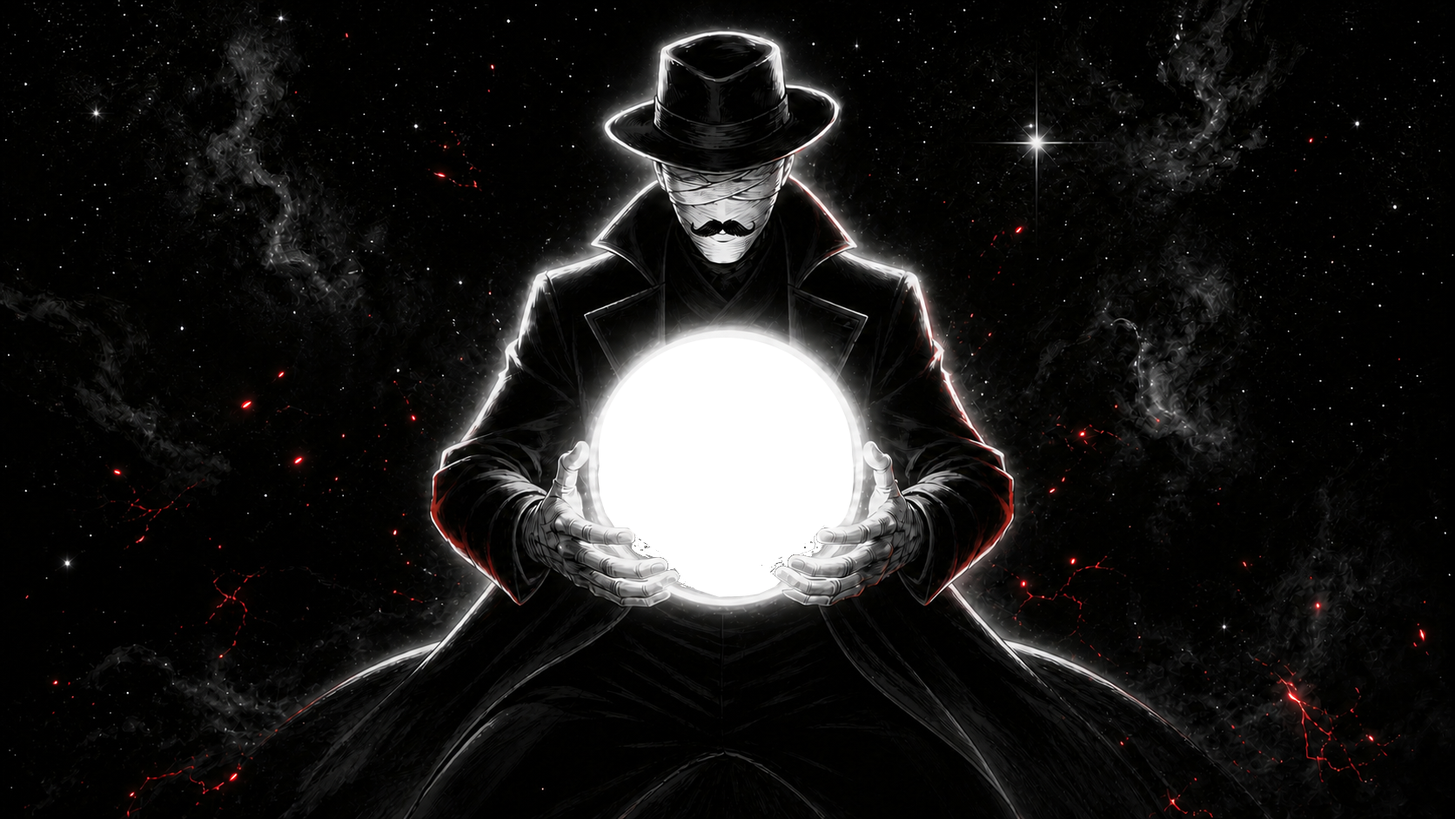
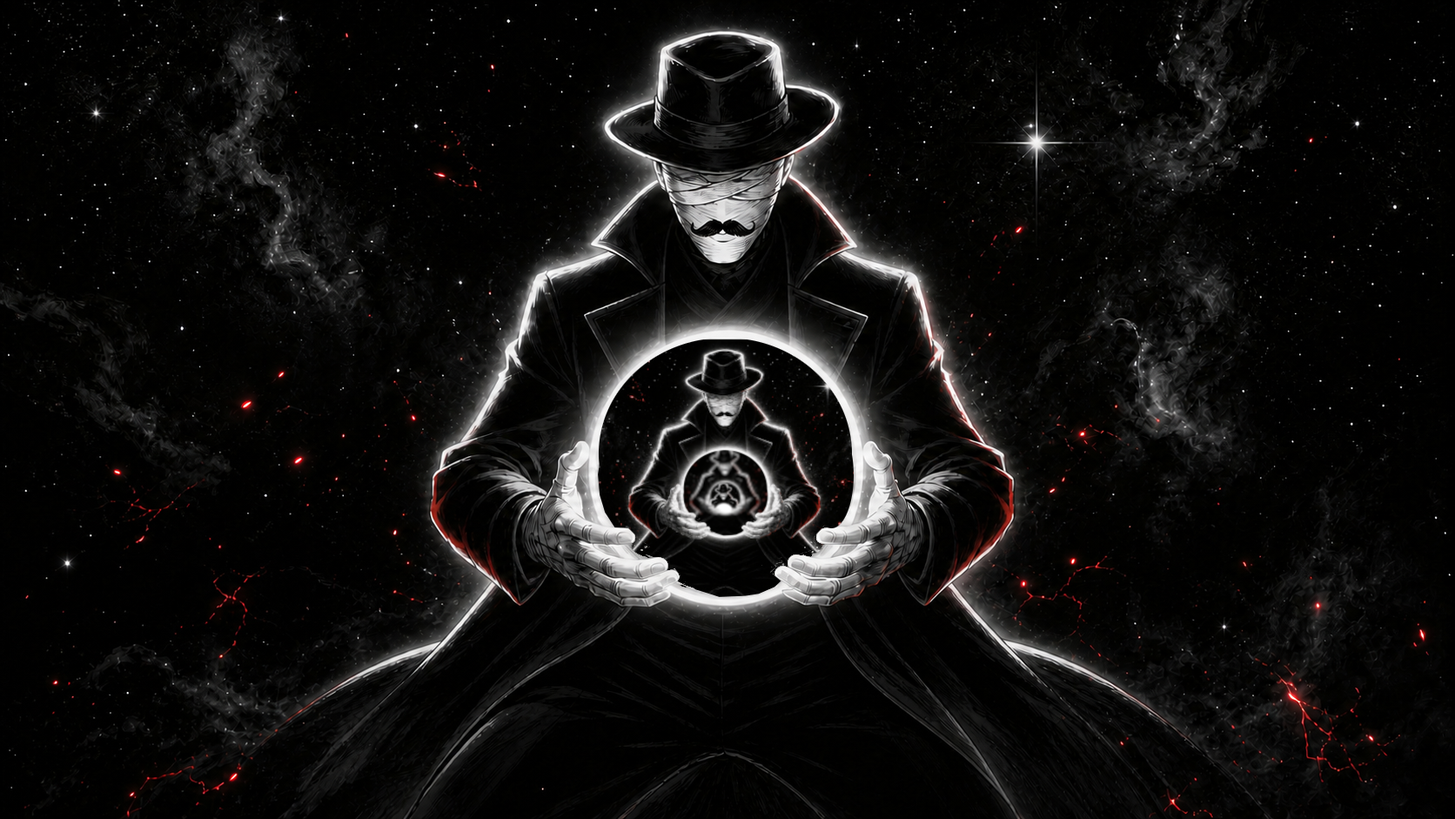
Revision of a layered 1455 × 819 image; what changed, layer by layer:
added layer "karel.png copy" above "karel.png copy #1" over (x1=597, y1=338, x2=854, y2=597)
added layer "karel.png copy #1" above "karel.png copy #2" over (x1=639, y1=441, x2=812, y2=539)
added layer "karel.png copy #2" over (x1=673, y1=479, x2=775, y2=537)
